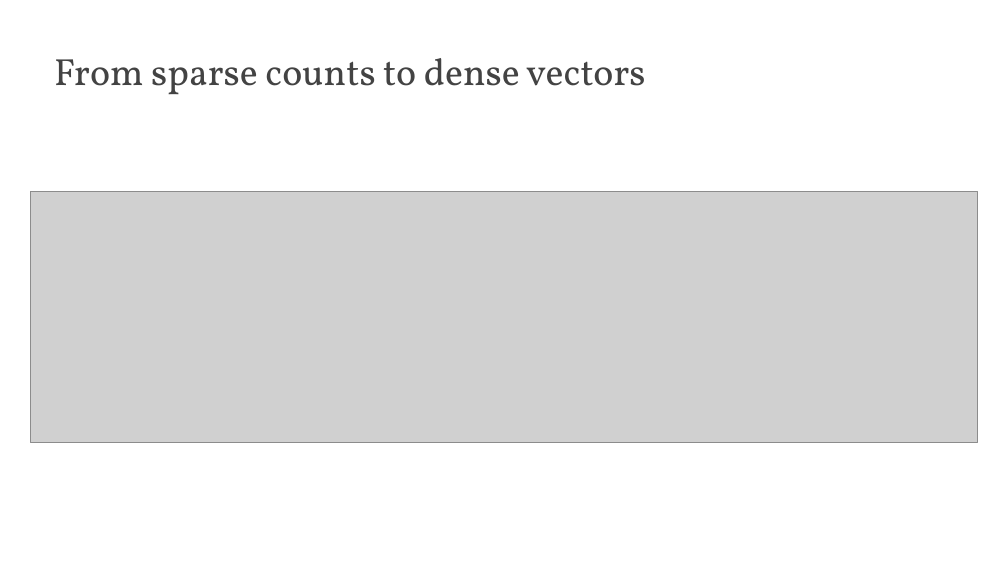
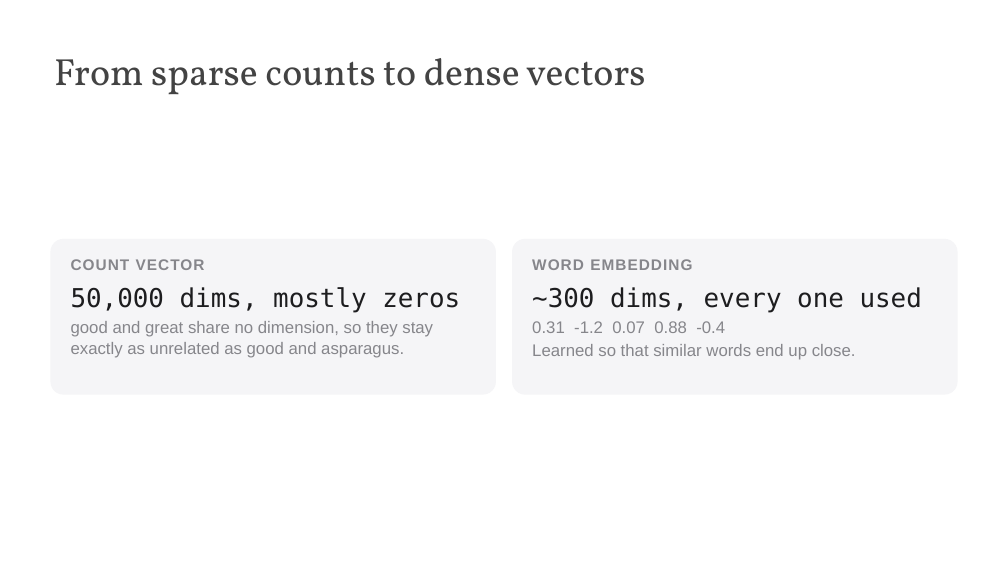
Before and after one commit to edavalosanaya/CSCI3495_NLP_LLMs_Student, a slide deck: slide 3 of weeks/week-05/class-02/lecture/slides.pptx. Drawn at 1008x567 pixels with LibreOffice and Linux fonts; fonts in the diff are those of the drawing; grey boxes stand for pictures; background and template pictures are left out. Boxes give left, top, right and bottom in pixels: in the first picture for what was removed or moved away, otherwise in the second. Text is boxed around its words. In the diff, an @@ line names an element or a change of style, - is before the commit and + after.

```diff
--- a/weeks/week-05/class-02/lecture/slides.pptx
+++ b/weeks/week-05/class-02/lecture/slides.pptx
@@ picture removed at box(30, 192, 978, 443) @@
@@ rounded rectangle added at box(50, 239, 496, 395), fill #F5F5F7 @@
@@ rounded rectangle added at box(512, 239, 958, 395), fill #F5F5F7 @@
@@ text added at box(71, 259, 460, 358), 12 pt, text #86868B @@
+COUNT VECTOR
+50,000 dims, mostly zeros
+good and great share no dimension, so they stay exactly as unrelated as good and asparagus.
@@ text added at box(532, 259, 922, 360), 12 pt, text #86868B @@
+WORD EMBEDDING
+~300 dims, every one used
+0.31 -1.2 0.07 0.88 -0.4
+Learned so that similar words end up close.
```
Also in this commit, not shown: 5 other slides changed, 1 other file.
